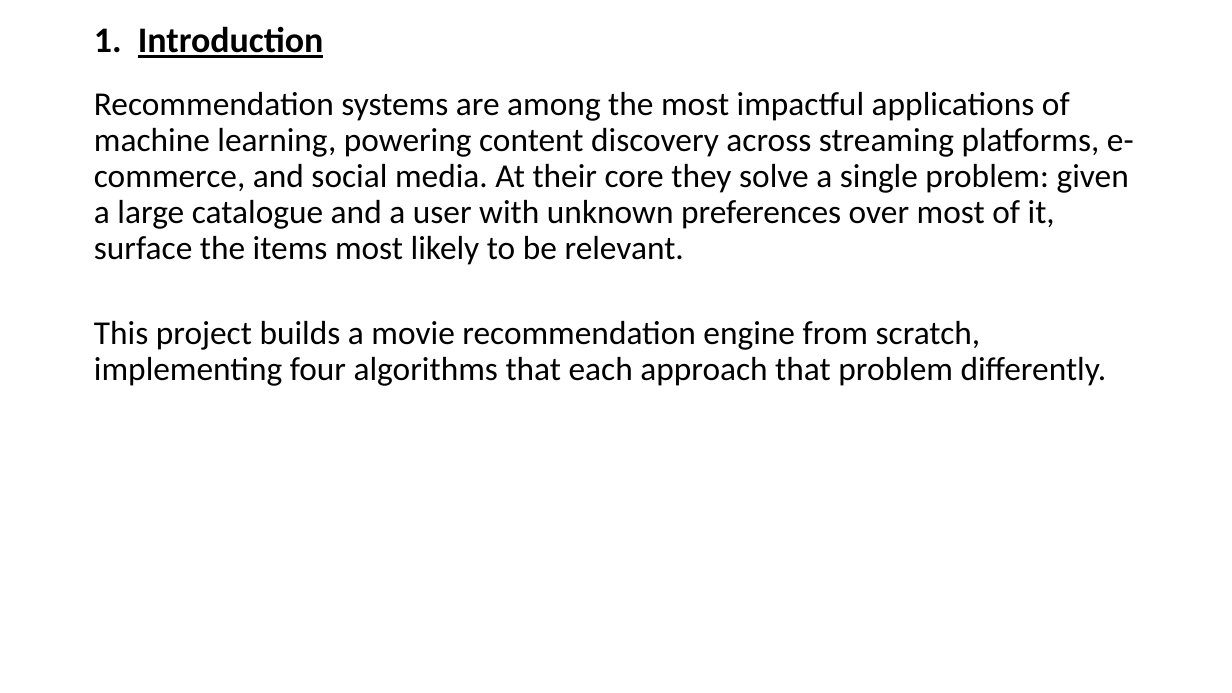
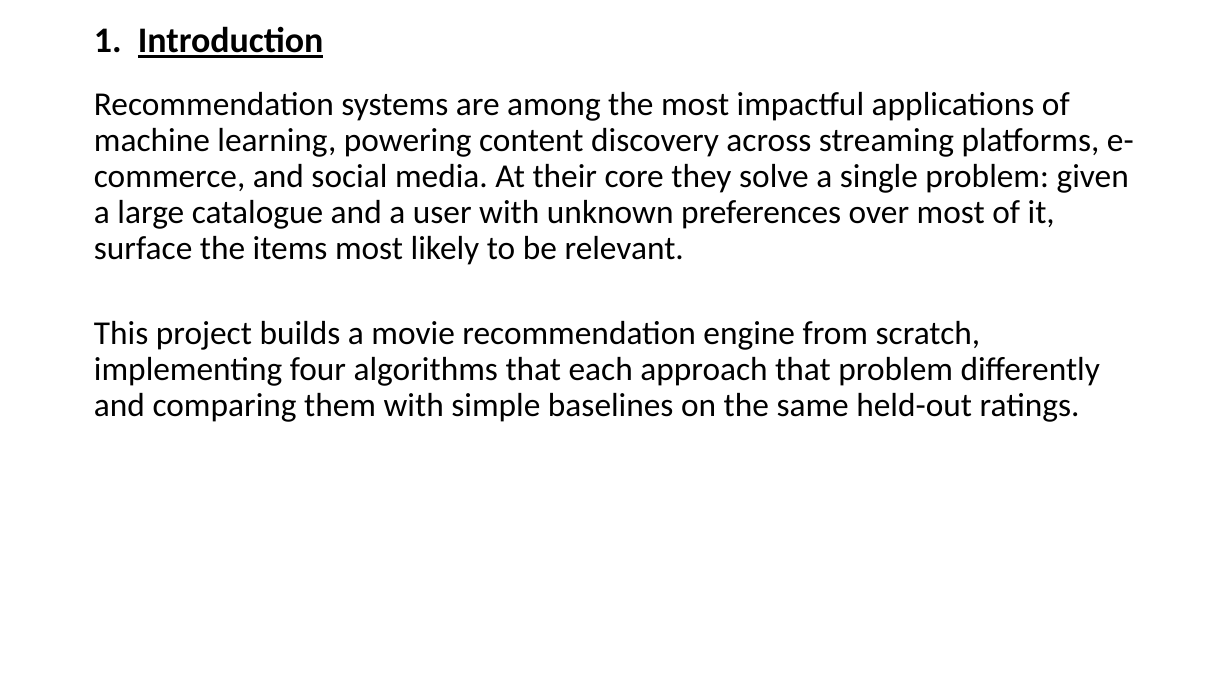
Before and after one commit to BillyGeros94/movie-recommendation-system, a slide deck: slide 2 of presentation/Recommender Presentation.pptx. Drawn at 1232x693 pixels with LibreOffice and Linux fonts; fonts in the diff are those of the drawing. Boxes give left, top, right and bottom in pixels: in the first picture for what was removed or moved away, otherwise in the second. Text is boxed around its words. In the diff, an @@ line names an element or a change of style, - is before the commit and + after.

Commit message:
Fix evaluation, add baselines, tests and training pipeline

```diff
--- a/presentation/Recommender Presentation.pptx
+++ b/presentation/Recommender Presentation.pptx
@@ text at (x1=94, y1=321, x2=1100, y2=422): text changed @@
-This project builds a movie recommendation engine from scratch, implementing four algorithms that each approach that problem differently.
+This project builds a movie recommendation engine from scratch, implementing four algorithms that each approach that problem differently and comparing them with simple baselines on the same held-out ratings.
```
Also in this commit, not shown: 8 other slides changed, 2 slides added, 37 other files.
